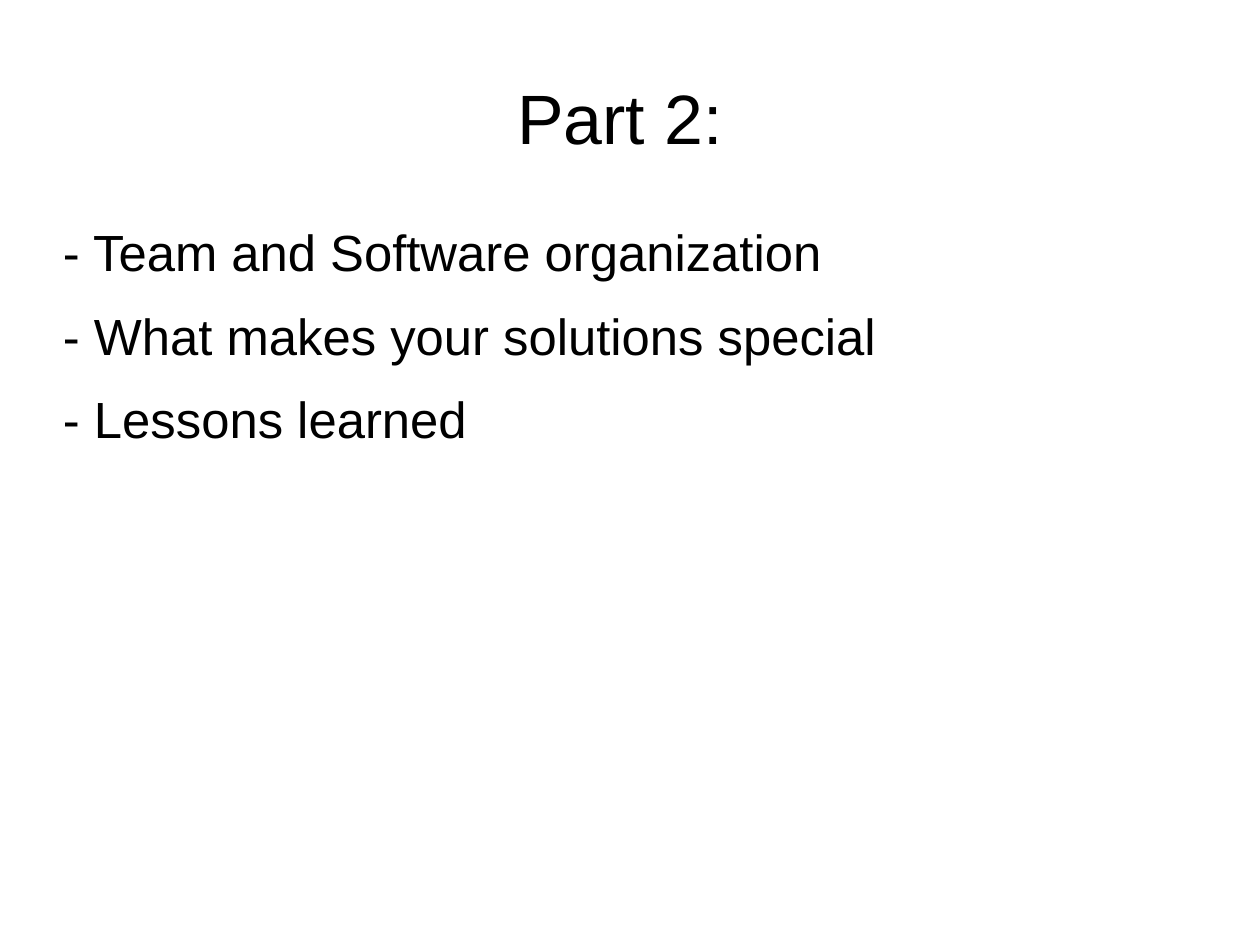
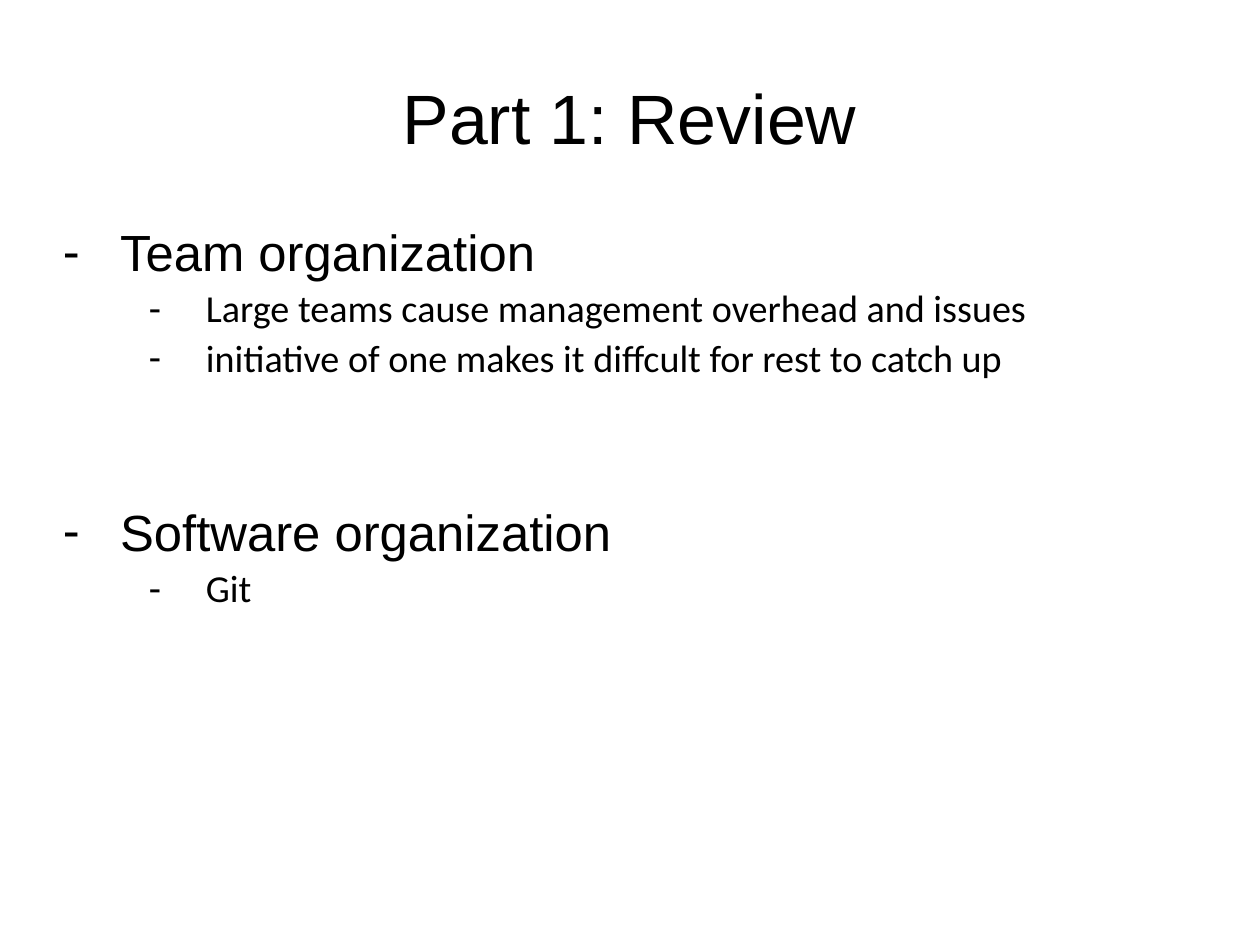
Before and after one commit to lukaszbinden/jmcs-pattern-recognition, a slide deck: slide 2 of Exercise_4/presentation.pptx (slide 11 before the commit). Drawn at 1260x945 pixels with LibreOffice and Linux fonts; fonts in the diff are those of the drawing. Boxes give left, top, right and bottom in pixels: in the first picture for what was removed or moved away, otherwise in the second. Text is boxed around its words. In the diff, an @@ line names an element or a change of style, - is before the commit and + after.

```diff
--- a/Exercise_4/presentation.pptx
+++ b/Exercise_4/presentation.pptx
@@ title at (403,93,856,145): text changed @@
-Part 2:
+Part 1: Review
@@ text at (120,234,1025,603): text changed; size 32 to 24 pt; font Arial to Calibri @@
-- Team and Software organization
-- What makes your solutions special
-- Lessons learned
+– Team organization
+  – Large teams cause management overhead and issues
+  – initiative of one makes it diffcult for rest to catch up
+– Software organization
+  – Git
```
Also in this commit, not shown: 1 other slide changed, 2 slides added.
